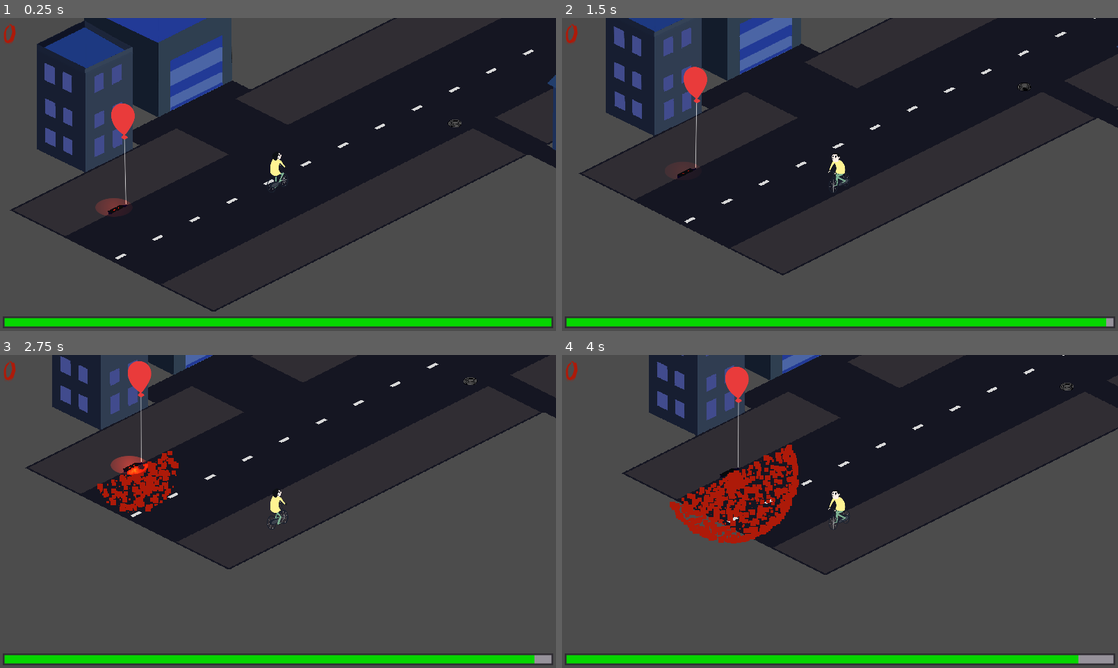
Above: before the commit, frames 1-4 (two rows, left to right).
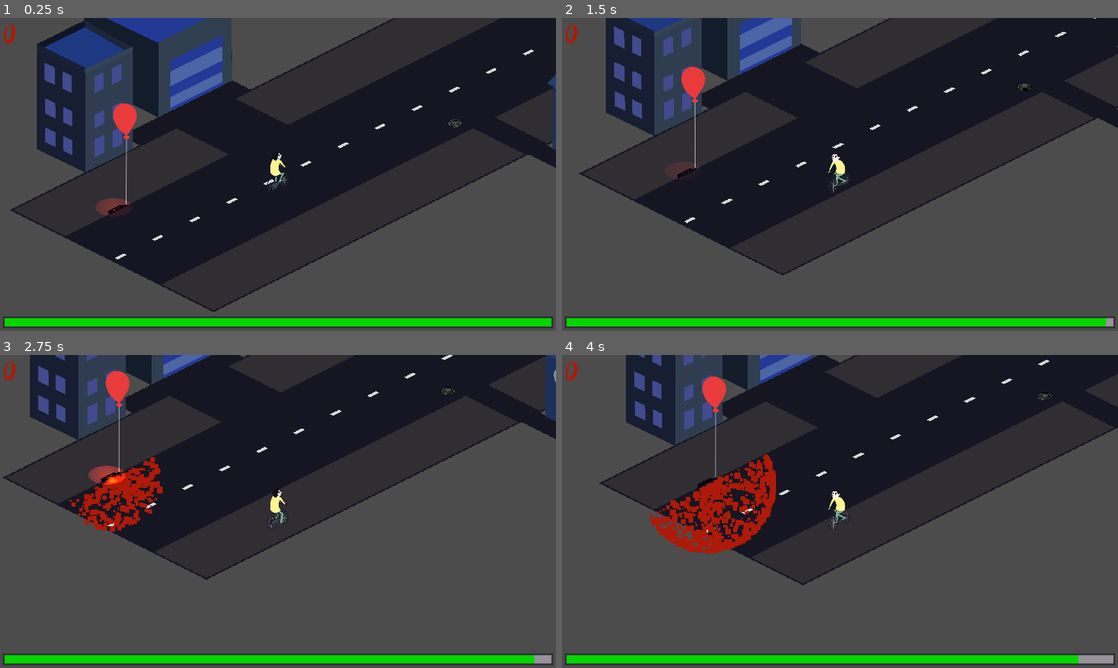
Above: after the commit, the same moments.

Repository: Merliin42/Ludum-Dare-46
Game: Godot game, scene res://Scenes/Main.tscn
Same seed, same stepped clock (60 frames per second), same inputs: the game is played once before the commit and once after it.
Inputs:
- Up to frame 1 (0.25 s): no input
- Up to frame 2 (1.5 s): hold D (ui_right) 0.53-1.28 s; tap Space (ui_accept) at 0.77 s; hold S (speed_down) from 1.28 s (still down)
- Up to frame 3 (2.75 s): tap Space (ui_accept) at 1.52 s; release S (speed_down) at 2.03 s; hold D (ui_right) from 2.03 s (still down)
- Up to frame 4 (4 s): release D (ui_right) at 2.78 s; hold Z (speed_up) 2.78-3.53 s; tap Space (ui_accept) at 3.02, 3.77 s; hold Q (ui_left) from 3.53 s (still down)

The runs differ from the first frame. In frame 1, 0.2% of the frame differs, in the area x 20-25%, y 27-60%; in frame 2, 0.2%; in frame 3, 13%; in frame 4, 13%, in the area x 6-100%, y 0-74%.

Commit message:
Ajustements pennywise

Diff:
--- a/Scenes/Map/Map.tscn
+++ b/Scenes/Map/Map.tscn
@@ -76,9 +76,6 @@
 [node name="CarSpawner3" parent="." instance=ExtResource( 3 )]
 position = Vector2( 13178.7, -5583.96 )
 
-[node name="Pennywise" parent="." instance=ExtResource( 2 )]
-position = Vector2( 728, 2320 )
-
 [node name="Colision" type="StaticBody2D" parent="."]
 
 [node name="CollisionPolygon2D" type="CollisionPolygon2D" parent="Colision"]
@@ -86,3 +83,6 @@
 polygon = PoolVector2Array( 18752, -6816, 19456, -6464, 1088, 2720, 384, 2368 )
 
 [node name="ChildSpawner" parent="." instance=ExtResource( 4 )]
+
+[node name="Pennywise" parent="." instance=ExtResource( 2 )]
+position = Vector2( 728, 2320 )
--- a/Scenes/Map/Pennywise.tscn
+++ b/Scenes/Map/Pennywise.tscn
@@ -26,8 +26,7 @@
 "speed": 10.0
 } ]
 
-[sub_resource type="Animation" id=2]
-resource_name = "eyes"
+[sub_resource type="Animation" id=3]
 length = 3.0
 loop = true
 tracks/0/type = "value"
@@ -62,7 +61,7 @@
 
 [node name="CollisionShape2D" type="CollisionShape2D" parent="."]
 position = Vector2( 128, 128 )
-rotation = 0.698132
+rotation = 0.462512
 shape = SubResource( 1 )
 
 [node name="Sound" type="AudioStreamPlayer2D" parent="."]
@@ -85,10 +84,11 @@
 
 [node name="AnimatedSprite" type="AnimatedSprite" parent="."]
 position = Vector2( 80, -168 )
-frames = SubResource( 3 )
+frames = SubResource( 2 )
 animation = "balloon"
+frame = 5
 playing = true
 
 [node name="AnimationPlayer" type="AnimationPlayer" parent="."]
-anims/eyes = SubResource( 2 )
+anims/eyes = SubResource( 3 )
 [connection signal="area_entered" from="." to="." method="_on_Pennywise_area_entered"]
Not shown: 1 places in Scenes/Map/Pennywise.tscn that only renumber resources
